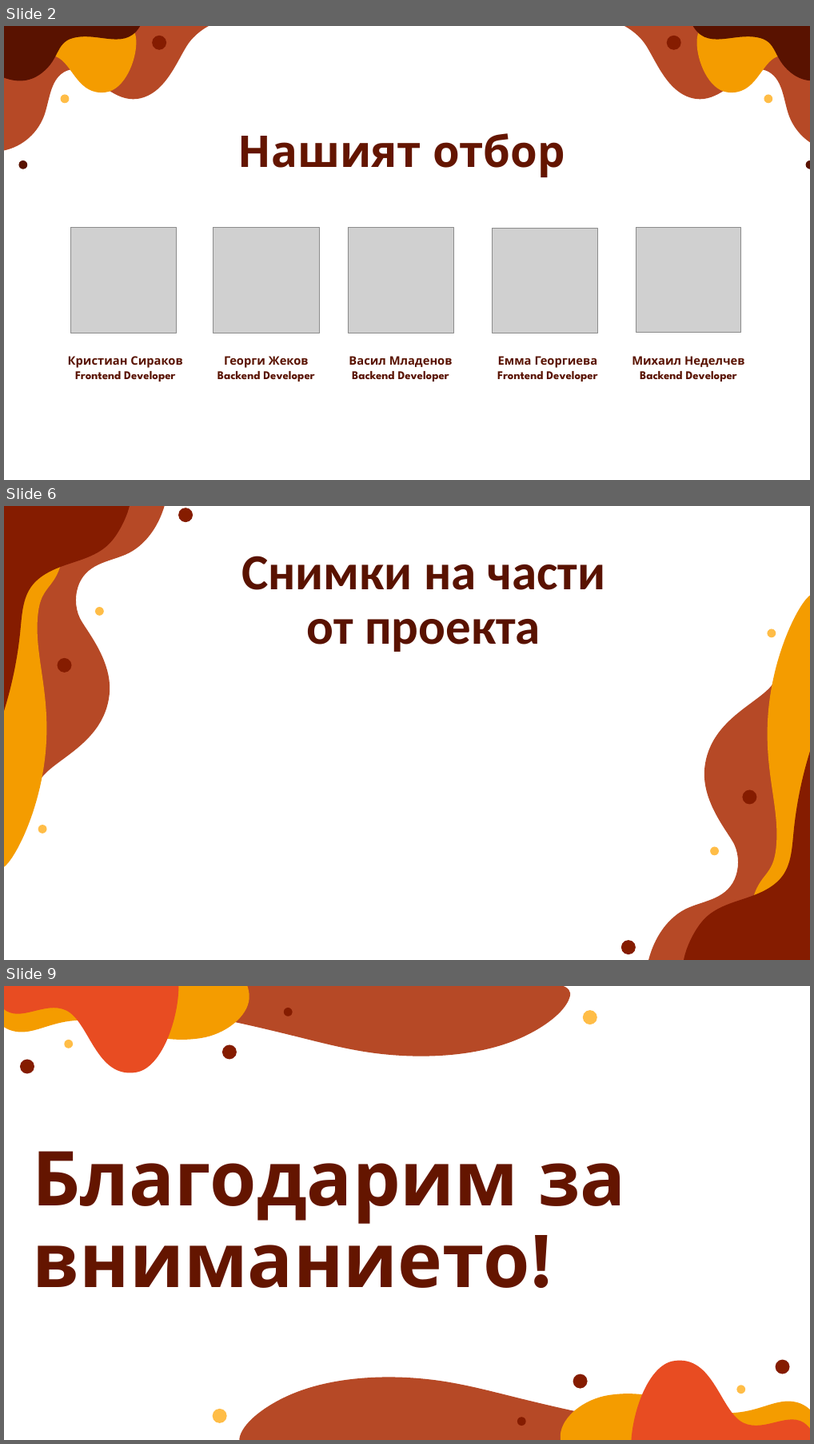
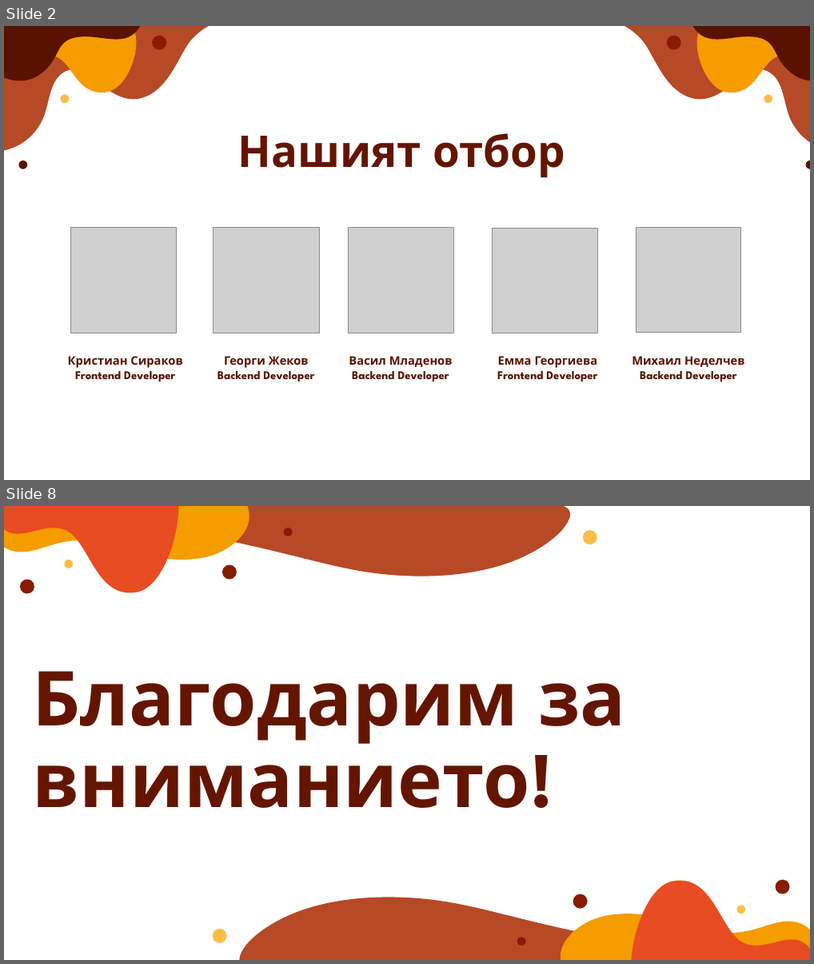
Before and after one commit to EGGeorgieva21/HOMELANDER, a slide deck: presentationpptx.pptx. Shown one above the other, each under a label of ours: slides 2, 6 and 9 before the commit, slides 2 and 8 after it; the slides between them are not shown. The pictures are 814x1444 and 814x964 pixels, drawn with LibreOffice and Linux fonts; fonts in the diff are those of the drawing; grey boxes stand for pictures. Boxes give left, top, right and bottom in pixels: in the first picture for what was removed or moved away, otherwise in the second. Text is boxed around its words. In the diff, an @@ line names an element or a change of style, - is before the commit and + after.

```diff
--- a/presentationpptx.pptx
+++ b/presentationpptx.pptx
@@ slide 6 removed at <box>4,506,810,960</box>, background #FFFFFF @@
@@ freeform shape removed at <box>4,512,67,876</box> @@
@@ freeform shape removed at <box>4,506,131,722</box> @@
@@ freeform shape removed at <box>16,506,169,833</box> @@
@@ ellipse removed at <box>178,508,193,522</box> @@
@@ title removed at <box>242,556,606,652</box> @@
-Снимки на части от проекта
@@ freeform shape removed at <box>747,585,810,949</box> @@
@@ ellipse removed at <box>95,607,104,616</box> @@
@@ freeform shape removed at <box>646,629,799,960</box> @@
@@ ellipse removed at <box>768,629,777,637</box> @@
@@ ellipse removed at <box>58,658,72,672</box> @@
@@ freeform shape removed at <box>683,740,810,960</box> @@
@@ ellipse removed at <box>743,790,758,804</box> @@
@@ ellipse removed at <box>38,825,46,833</box> @@
@@ ellipse removed at <box>710,847,719,855</box> @@
@@ ellipse removed at <box>622,940,636,954</box> @@
@@ what was slide 9 is now slide 8 @@
```
Also in this commit, not shown: 2 slides changed, 3 slides added, 3 other slides removed, 5 other files.
